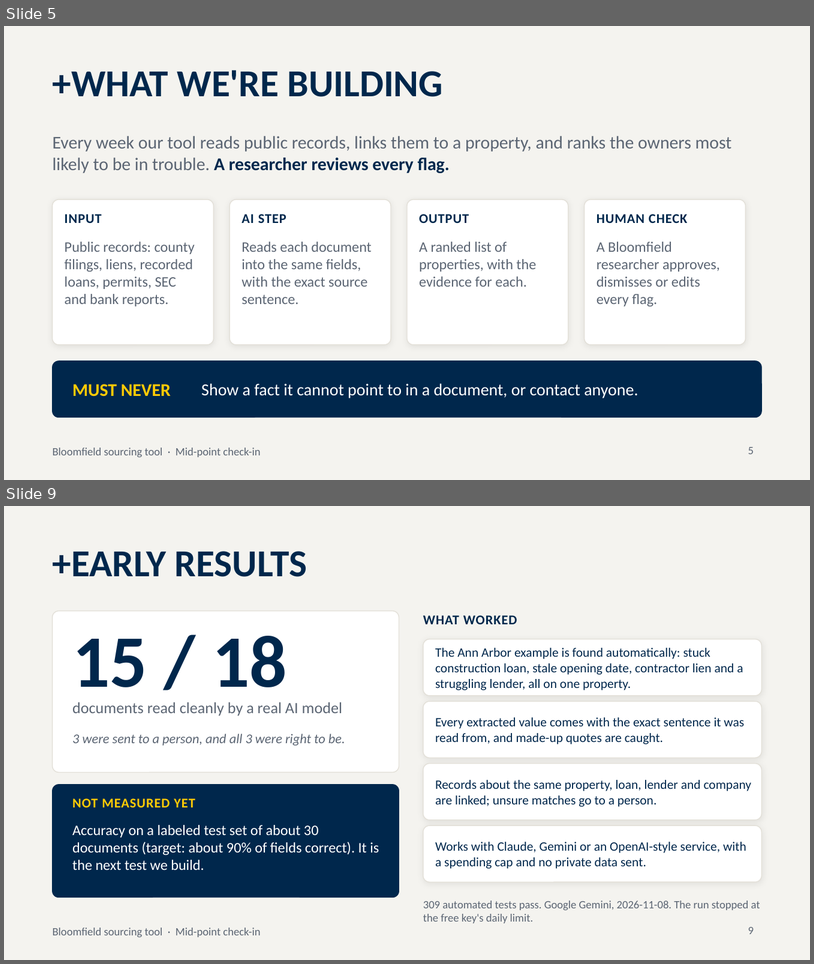
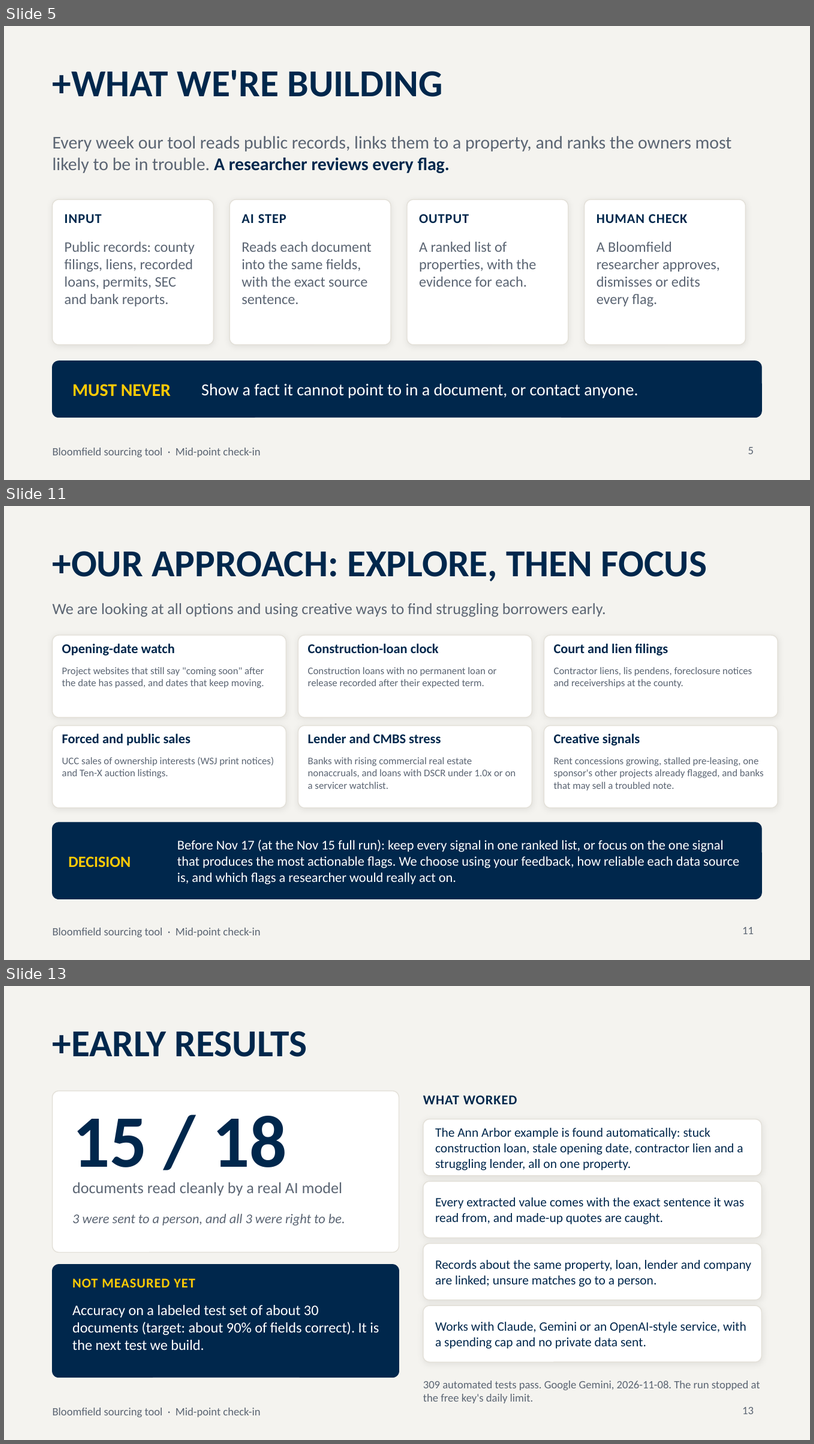
Before and after one commit to Ross-Business-Tech/Bloomfield-Project-2, a slide deck: pipeline/demo/deck/Bloomfield_Midpoint_Deck.pptx. Shown one above the other, each under a label of ours: slides 5 and 9 before the commit, slides 5, 11 and 13 after it; the slides between them are not shown. The pictures are 814x964 and 814x1444 pixels, drawn with LibreOffice and Linux fonts; fonts in the diff are those of the drawing. Boxes give left, top, right and bottom in pixels: in the first picture for what was removed or moved away, otherwise in the second. Text is boxed around its words. In the diff, an @@ line names an element or a change of style, - is before the commit and + after.

```diff
--- a/pipeline/demo/deck/Bloomfield_Midpoint_Deck.pptx
+++ b/pipeline/demo/deck/Bloomfield_Midpoint_Deck.pptx
@@ slide 11 added at bbox=[4, 506, 810, 960], background #F4F3EF; not listed: 1 template element that a slide beside it also shows @@
@@ title added at bbox=[53, 551, 707, 582], 34 pt, text #00274C, bold @@
++OUR APPROACH: EXPLORE, THEN FOCUS
@@ text added at bbox=[53, 603, 606, 617], 14 pt, text #5B6573 @@
+We are looking at all options and using creative ways to find struggling borrowers early.
@@ rounded rectangle added at bbox=[53, 635, 286, 717], fill #FFFFFF, outline #E3E0D8 0.75 pt @@
@@ text added at bbox=[62, 643, 175, 655], 12 pt, text #00274C, bold @@
+Opening-date watch
@@ rounded rectangle added at bbox=[299, 635, 532, 717], fill #FFFFFF, outline #E3E0D8 0.75 pt @@
@@ text added at bbox=[308, 643, 439, 653], 12 pt, text #00274C, bold @@
+Construction-loan clock
@@ rounded rectangle added at bbox=[544, 635, 778, 717], fill #FFFFFF, outline #E3E0D8 0.75 pt @@
@@ text added at bbox=[554, 643, 668, 655], 12 pt, text #00274C, bold @@
+Court and lien filings
@@ text added at bbox=[62, 667, 264, 688], 9 pt, text #5B6573 @@
+Project websites that still say "coming soon" after the date has passed, and dates that keep moving.
@@ text added at bbox=[308, 667, 497, 688], 9 pt, text #5B6573 @@
+Construction loans with no permanent loan or release recorded after their expected term.
@@ text added at bbox=[554, 667, 752, 688], 9 pt, text #5B6573 @@
+Contractor liens, lis pendens, foreclosure notices and receiverships at the county.
@@ rounded rectangle added at bbox=[53, 726, 286, 808], fill #FFFFFF, outline #E3E0D8 0.75 pt @@
@@ text added at bbox=[62, 733, 191, 745], 12 pt, text #00274C, bold @@
+Forced and public sales
@@ rounded rectangle added at bbox=[299, 726, 532, 808], fill #FFFFFF, outline #E3E0D8 0.75 pt @@
@@ text added at bbox=[308, 733, 441, 743], 12 pt, text #00274C, bold @@
+Lender and CMBS stress
@@ rounded rectangle added at bbox=[544, 726, 778, 808], fill #FFFFFF, outline #E3E0D8 0.75 pt @@
@@ text added at bbox=[554, 733, 640, 745], 12 pt, text #00274C, bold @@
+Creative signals
@@ text added at bbox=[62, 757, 274, 778], 9 pt, text #5B6573 @@
+UCC sales of ownership interests (WSJ print notices) and Ten-X auction listings.
@@ text added at bbox=[308, 757, 516, 789], 9 pt, text #5B6573 @@
+Banks with rising commercial real estate nonaccruals, and loans with DSCR under 1.0x or on a servicer watchlist.
@@ text added at bbox=[554, 757, 764, 790], 9 pt, text #5B6573 @@
+Rent concessions growing, stalled pre-leasing, one sponsor's other projects already flagged, and banks that may sell a troubled note.
@@ rounded rectangle added at bbox=[53, 822, 762, 899], fill #00274C, outline #00274C 0.5 pt @@
@@ text added at bbox=[177, 840, 740, 884], 12 pt, text #FFFFFF @@
+Before Nov 17 (at the Nov 15 full run): keep every signal in one ranked list, or focus on the one signal that produces the most actionable flags. We choose using your feedback, how reliable each data source is, and which flags a researcher would really act on.
@@ text added at bbox=[68, 856, 131, 867], 14 pt, text #FFCB05, bold @@
+DECISION
@@ page number added at bbox=[743, 927, 754, 934], 10 pt, text #5B6573 @@
+11
@@ what was slide 9 is now slide 13 @@
@@ page number at bbox=[743, 1407, 754, 1414]: text changed @@
-9
+13
```
Also in this commit, not shown: 3 slides changed, 5 other slides added, 2 slides removed, 8 other files.
